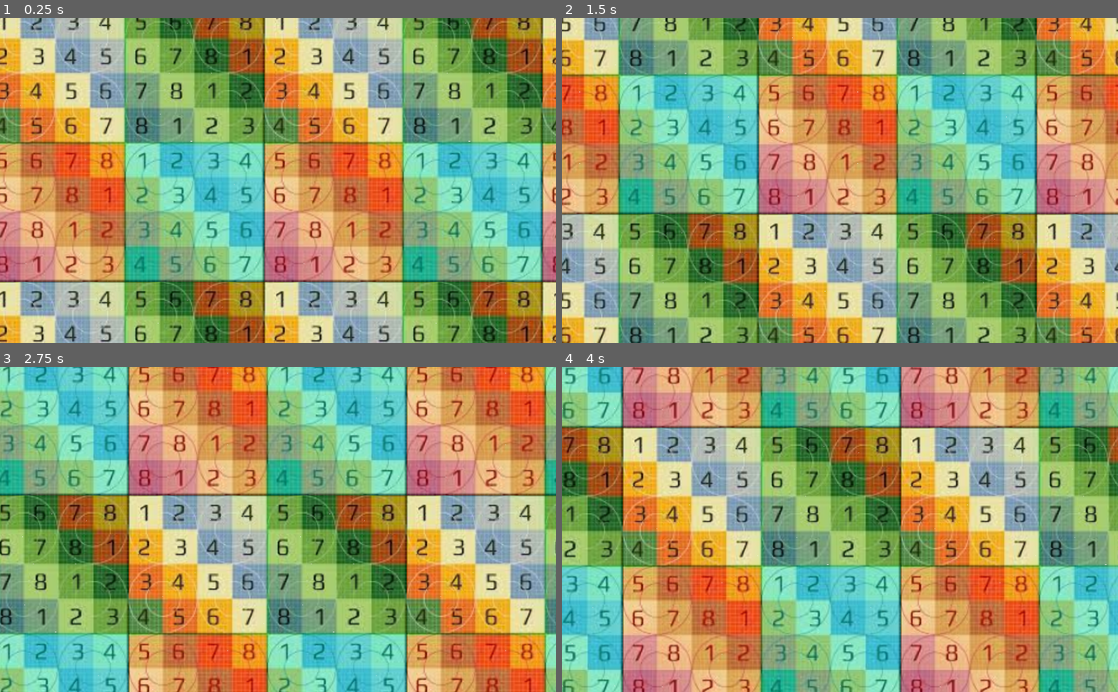
Above: before the commit, frames 1-4 (two rows, left to right).
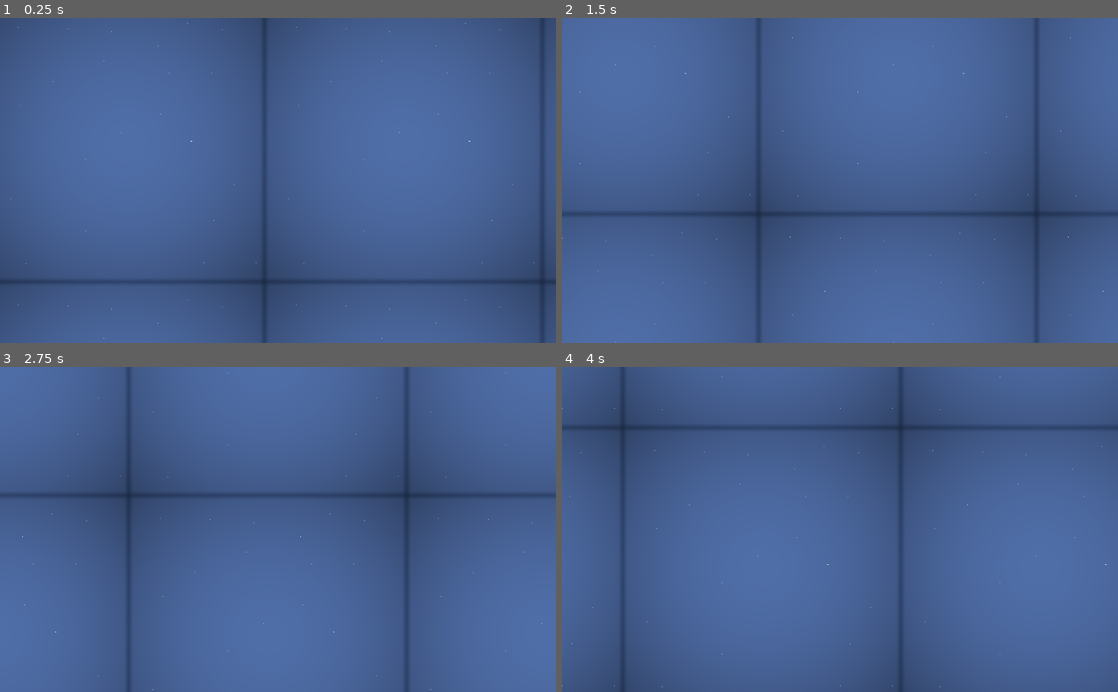
Above: after the commit, the same moments.

Repository: JordanLevy/LudumDare51
Game: Godot game, scene res://Scenes/Main.tscn
Same seed, same stepped clock (60 frames per second), same inputs: the game is played once before the commit and once after it.
Inputs:
- Up to frame 1 (0.25 s): no input
- Up to frame 2 (1.5 s): no input
- Up to frame 3 (2.75 s): no input
- Up to frame 4 (4 s): no input

The runs differ from the first frame. In frame 1, 100% of the frame differs, in the area x 0-100%, y 0-100%; in frame 2, 100%; in frame 3, 100%; in frame 4, 100%.

Commit message:
New water background image for testing

Diff:
--- a/Game/Scenes/Main.tscn
+++ b/Game/Scenes/Main.tscn
@@ -1,8 +1,8 @@
 [gd_scene load_steps=4 format=2]
 
 [ext_resource path="res://Scripts/ParallaxBackground.gd" type="Script" id=1]
-[ext_resource path="res://Assets/Background/test_bg.png" type="Texture" id=2]
-[ext_resource path="res://Assets/Background/ocean_particles.png" type="Texture" id=3]
+[ext_resource path="res://Assets/Background/ocean_particles.png" type="Texture" id=2]
+[ext_resource path="res://Assets/Background/water.png" type="Texture" id=3]
 
 [node name="Main" type="Node2D"]
 
@@ -14,7 +14,7 @@
 
 [node name="Sprite" type="Sprite" parent="ParallaxBackground/Water"]
 position = Vector2( 512, 300 )
-texture = ExtResource( 2 )
+texture = ExtResource( 3 )
 region_enabled = true
 region_rect = Rect2( 0, 0, 1024, 600 )
 
Binary file changed: Game/Assets/Background/water.png
Not shown: 1 places in Game/Scenes/Main.tscn that only renumber resources
